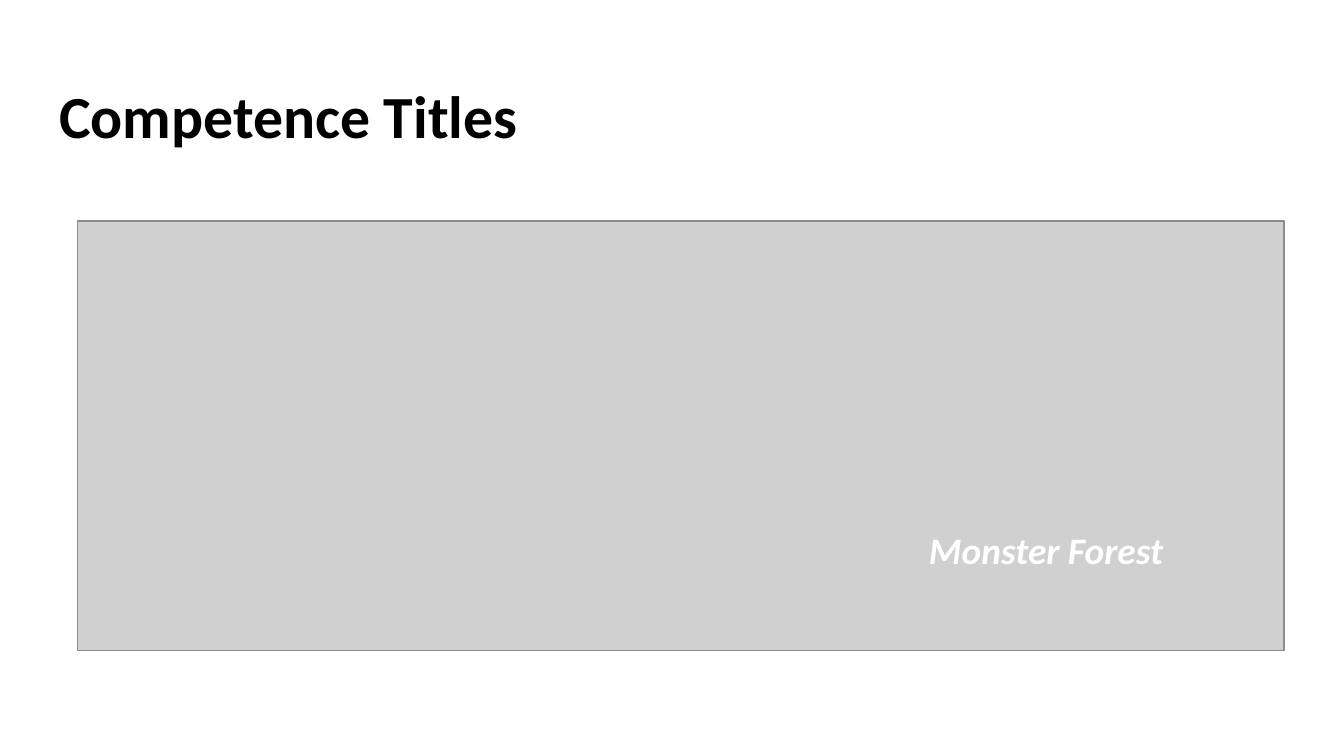
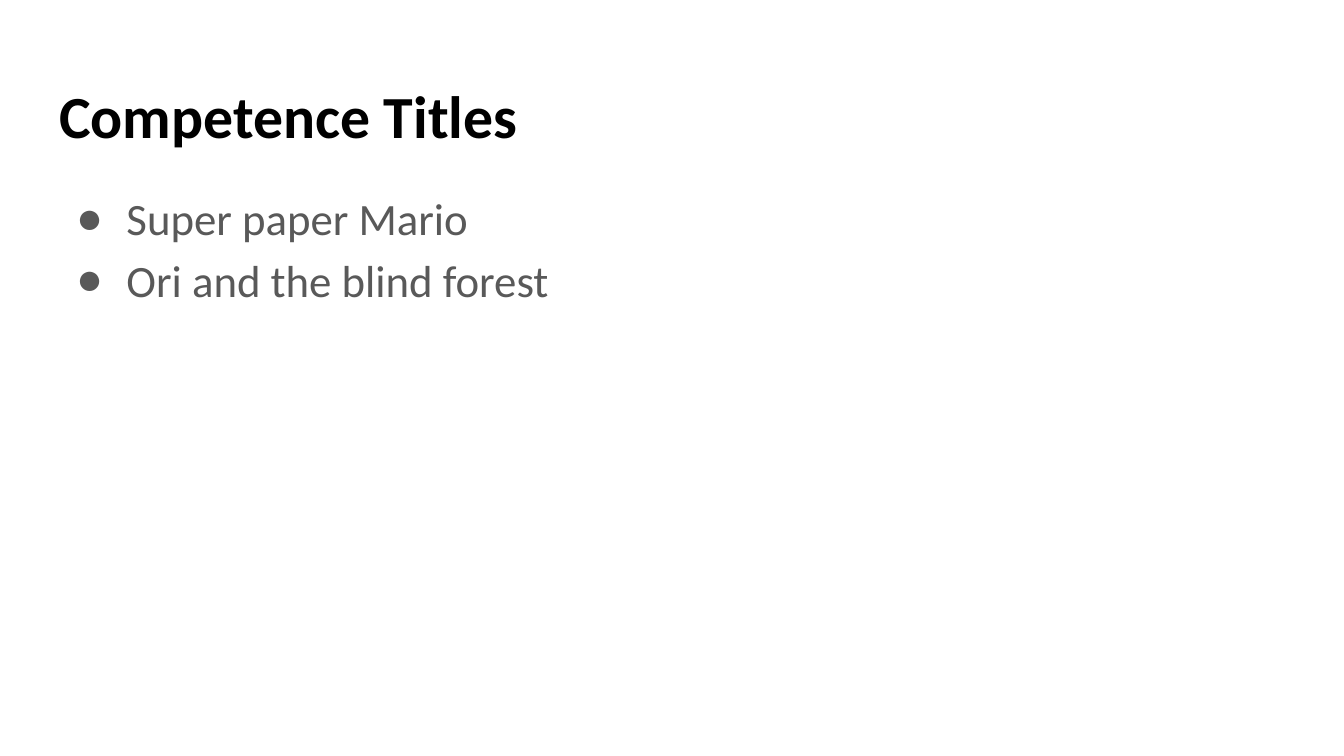
Before and after one commit to monforest/Assets, a slide deck: slide 6 of Documents/GameDesignDocument.pptx. Drawn at 1344x756 pixels with LibreOffice and Linux fonts; fonts in the diff are those of the drawing; grey boxes stand for pictures. Boxes give left, top, right and bottom in pixels: in the first picture for what was removed or moved away, otherwise in the second. Text is boxed around its words. In the diff, an @@ line names an element or a change of style, - is before the commit and + after.

```diff
--- a/Documents/GameDesignDocument.pptx
+++ b/Documents/GameDesignDocument.pptx
@@ text added at [126,204,549,298], 24 pt, text #595959 @@
+● Super paper Mario
+● Ori and the blind forest
@@ picture removed at [78,222,1285,652] @@
@@ text removed at [929,540,1163,564] @@
-Monster Forest
```
Also in this commit, not shown: 10 other slides changed.
